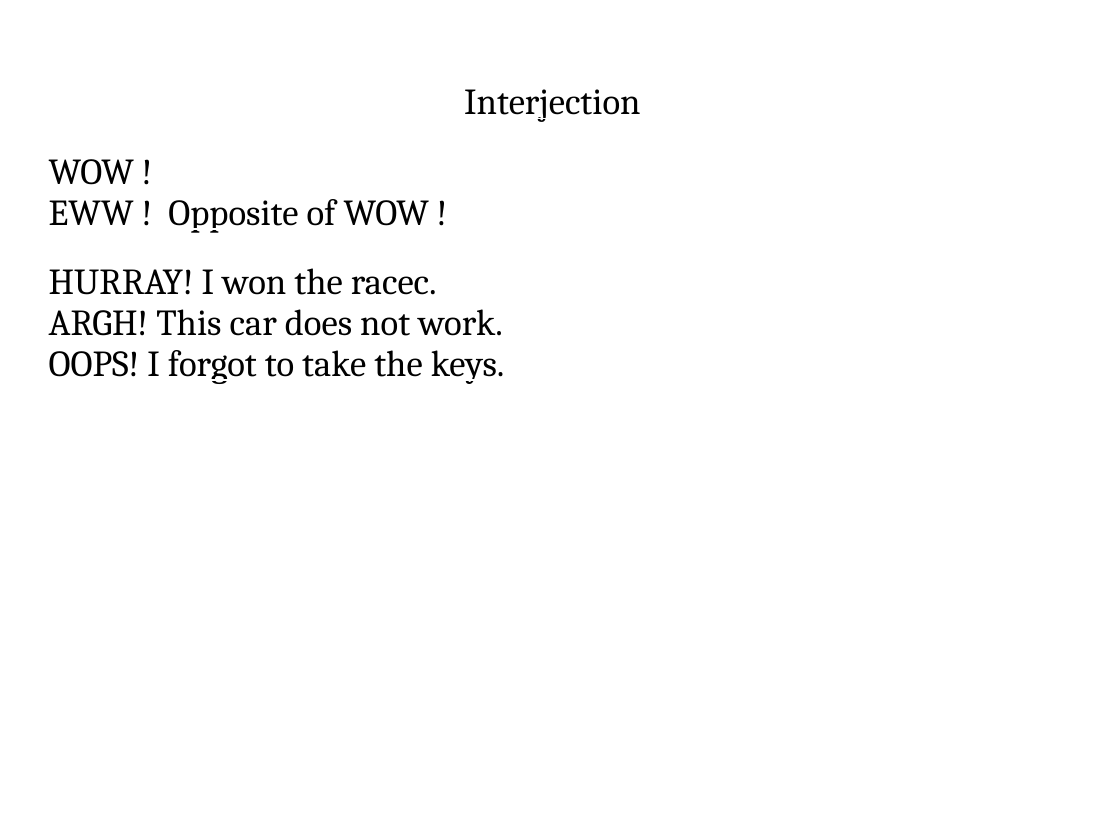
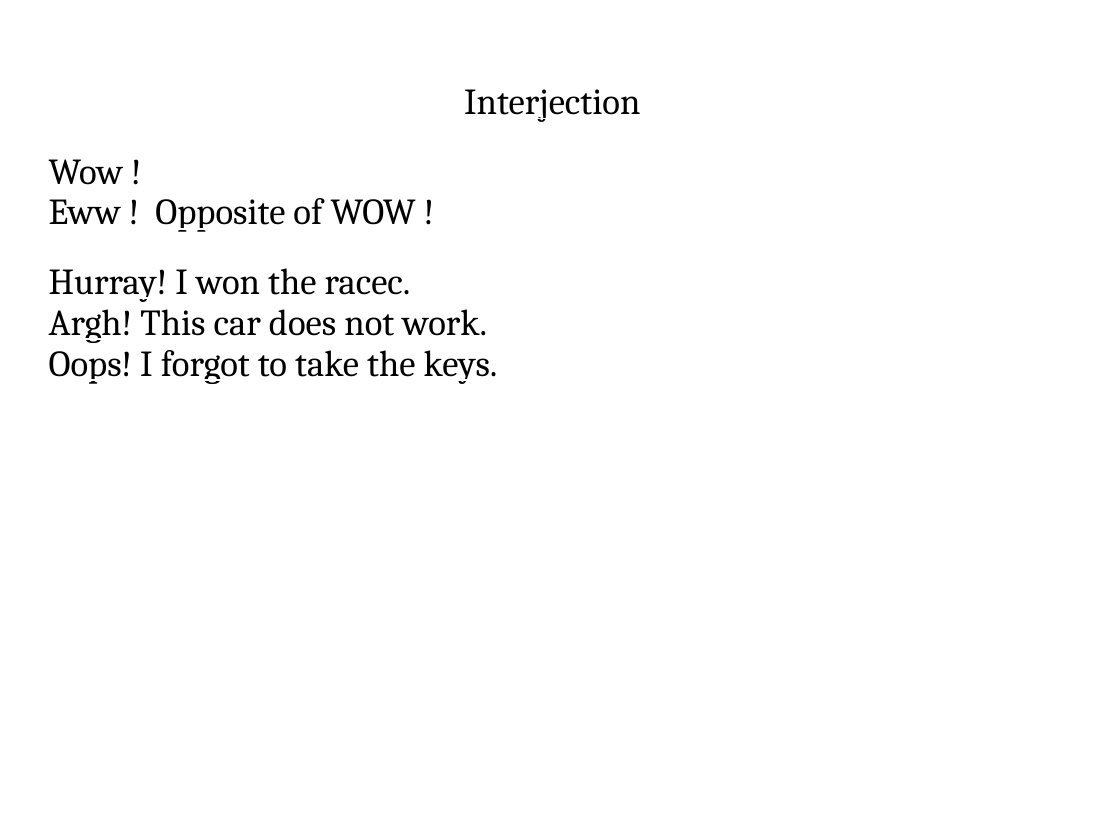
Before and after one commit to ADILp6/IBIT, a slide deck: slide 45 of Saturday_Monday_Wednesday/Class_6_16_February_2019/Parts_of_Speech.pptx. Drawn at 1120x840 pixels with LibreOffice and Linux fonts; fonts in the diff are those of the drawing. Boxes give left, top, right and bottom in pixels: in the first picture for what was removed or moved away, otherwise in the second. Text is boxed around its words. In the diff, an @@ line names an element or a change of style, - is before the commit and + after.

```diff
--- a/Saturday_Monday_Wednesday/Class_6_16_February_2019/Parts_of_Speech.pptx
+++ b/Saturday_Monday_Wednesday/Class_6_16_February_2019/Parts_of_Speech.pptx
@@ text in free at (49, 159, 498, 384): text changed @@
-WOW !
-EWW ! Opposite of WOW !
-HURRAY! I won the racec.
-ARGH! This car does not work.
-OOPS! I forgot to take the keys.
+Wow !
+Eww ! Opposite of WOW !
+Hurray! I won the racec.
+Argh! This car does not work.
+Oops! I forgot to take the keys.
```
Also in this commit, not shown: 8 other slides changed, 9 other files.
